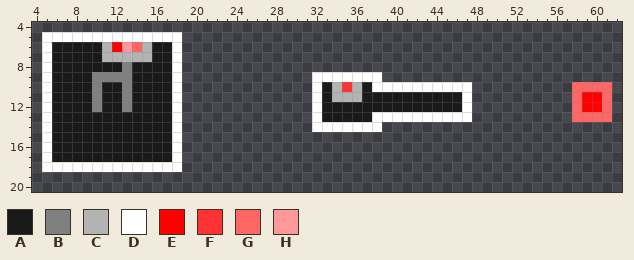
A pixel-art file gets an edit: assets/turret.aseprite. This is how it looked before the edit.
72x24 pixels, 1 frame. Shown: x 4..62, y 4..20.
Visible layers, top first: "Layer 2", "Layer 1".
Palette (. is transparent): A #1a1a1a  B #808080  C #b3b3b3  D #ffffff  E #ff0000  F #ff3333  G #ff6666  H #ff9999
Pixels before, first column x 5:
 5 DDDDDDDDDDDDDD...........................................
 6 DAAAAACEHGCAAD...........................................
 7 DAAAAACCCCCAAD...........................................
 8 DAAAAAAABAAAAD...........................................
 9 DAAAABBBBAAAAD.............DDDDDDD.......................
10 DAAAABAABAAAAD.............DACFCADDDDDDDDDD..........GGGG
11 DAAAABAABAAAAD.............DACCCAAAAAAAAAAD..........GEEG
12 DAAAABAABAAAAD.............DAAAAAAAAAAAAAAD..........GEEG
13 DAAAAAAAAAAAAD.............DAAAAADDDDDDDDDD..........GGGG
14 DAAAAAAAAAAAAD.............DDDDDDD.......................
15 DAAAAAAAAAAAAD...........................................
16 DAAAAAAAAAAAAD...........................................
17 DAAAAAAAAAAAAD...........................................
18 DDDDDDDDDDDDDD...........................................
New version:
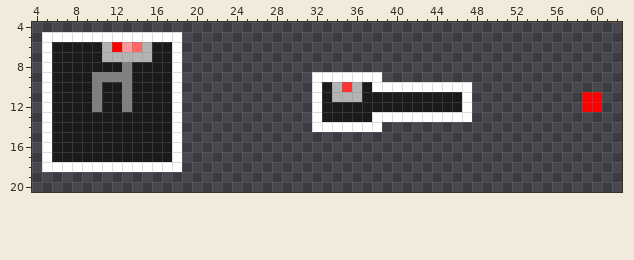
What changed:
Layer "Layer 1":
y 10: x 58..61 GGGG -> ....
y 11..12: x 58 G -> .; x 61 G -> .
y 13: x 58..61 GGGG -> ....
